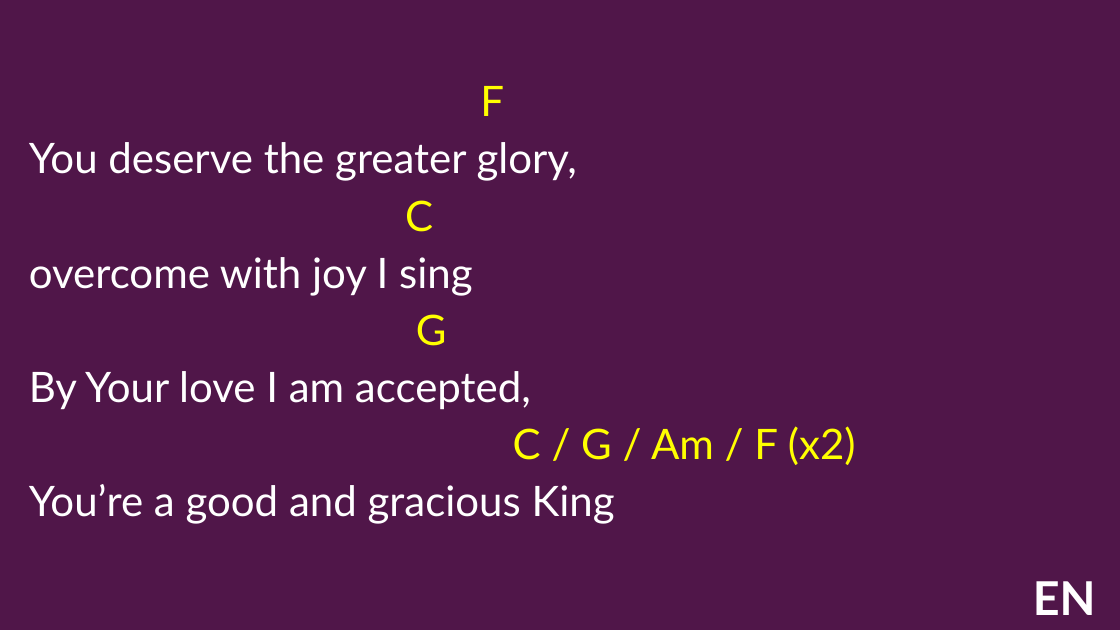
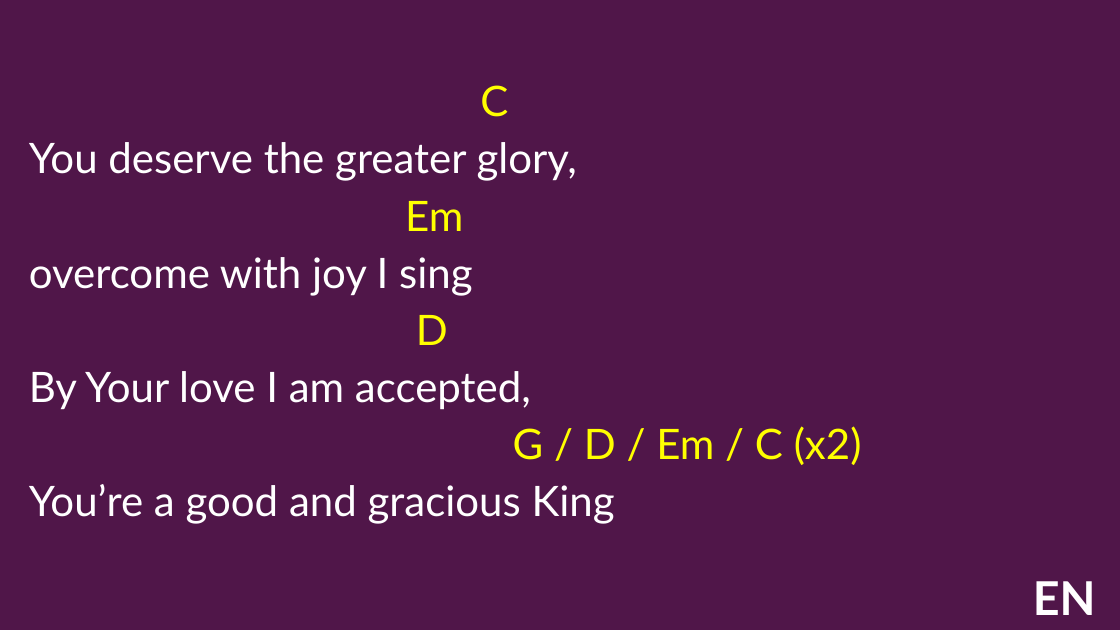
Before and after one commit to kendall412/worship, a slide deck: slide 11 of set/2026-11-22 ECBC-CH.pptx. Drawn at 1120x630 pixels with LibreOffice and Linux fonts; fonts in the diff are those of the drawing. Boxes give left, top, right and bottom in pixels: in the first picture for what was removed or moved away, otherwise in the second. Text is boxed around its words. In the diff, an @@ line names an element or a change of style, - is before the commit and + after.

```diff
--- a/set/2026-11-22 ECBC-CH.pptx
+++ b/set/2026-11-22 ECBC-CH.pptx
@@ subtitle at (x1=480, y1=85, x2=508, y2=117): text changed @@
-F
+C
@@ subtitle at (x1=405, y1=201, x2=463, y2=231): text changed @@
-C
+Em
@@ subtitle at (x1=416, y1=315, x2=448, y2=345): text changed @@
-G
+D
@@ subtitle at (x1=513, y1=426, x2=862, y2=465): text changed @@
-C / G / Am / F (x2)
+G / D / Em / C (x2)
```
Also in this commit, not shown: 10 other slides changed, 2 slides removed.
